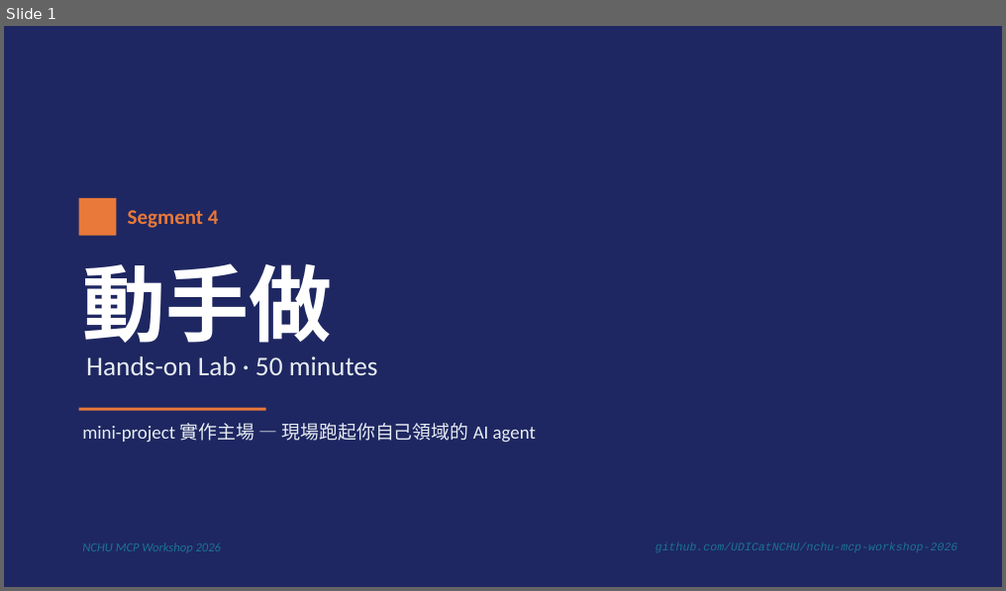
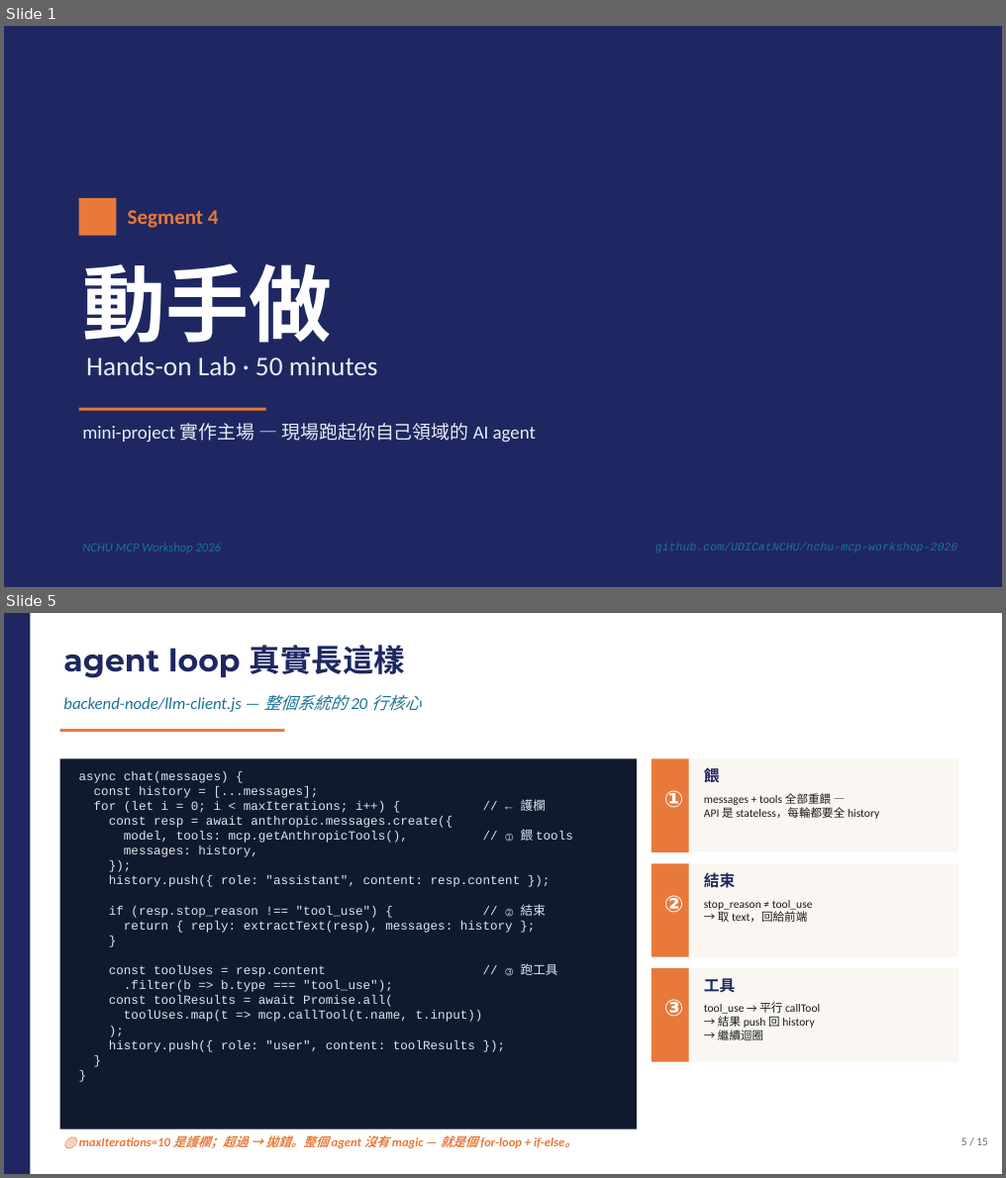
Before and after one commit to UDICatNCHU/nchu-mcp-workshop-2026, a slide deck: 04-hands-on-lab.pptx. Shown one above the other, each under a label of ours: slide 1 before the commit, slides 1 and 5 after it; the slides between them are not shown. The pictures are 1006x591 and 1006x1178 pixels, drawn with LibreOffice and Linux fonts; fonts in the diff are those of the drawing. Boxes give left, top, right and bottom in pixels: in the first picture for what was removed or moved away, otherwise in the second. Text is boxed around its words. In the diff, an @@ line names an element or a change of style, - is before the commit and + after.

Commit message:
feat: strengthen Segment 4 hands-on deck (12 → 15 slides, code-truth aligned)
Round 1 — pacing & facilitation (12 → 14):
- Slide 5 NEW: 行前準備 4 步驟（git clone / API key / .env / setup.sh）
- Slide 6 (was Quick Start) 砍成 3 步驟現場版
- Slide 7 (was Slide 10) 上提為「選你的 LLM 路線」雙欄對照
- Slide 13 NEW: Show & Tell facilitation prompt（35–45 min 交叉展示）

Round 2 — 用 mini-project 真程式碼強化（14 → 15）:
- Slide 5 NEW: 「agent loop 真實長這樣」秀 llm-client.js:23-69 簡化版
  + 三張註腳卡（餵 / 結束 / 工具）+ maxIterations 護欄
- Slide 4 架構圖：↓ 改 ⇅、加「LLM API」旁支 + ⟷ 箭頭，破除單向 pipeline 錯覺
- Slide 7 Quick Start：拆「你輸入 / 你應該看到」雙 code block，秀真實 console output
- Slide 8 路線選擇：加「N+M 的甜蜜」mini-block，並排
  getAnthropicTools() vs getOpenAITools() 4 行 adapter 差別
- Slide 11 docstring：bad/good 假 code → hello_tool vs teachers_tool 真實對照
  （含跨工具線索「通常在 search_teachers 找到候選名單後再呼叫」）
- Slide 13 卡點補 2 條：config.json key vs FastMCP() 名稱不一致 / uv sync 沒跑

Other:
- CLAUDE.md: Segment 1 標籤從「🔨 製作中」修正為「✅ 初稿完成（21 張）」

```diff
--- a/04-hands-on-lab.pptx
+++ b/04-hands-on-lab.pptx
@@ slide 5 added at bbox=[4, 613, 1002, 1174], background #FFFFFF @@
@@ rectangle added at bbox=[4, 613, 1002, 1174], fill #FFFFFF @@
@@ rectangle added at bbox=[4, 613, 30, 1174], fill #1E2761 @@
@@ text added at bbox=[63, 645, 405, 678], 30 pt, text #1E2761, bold @@
+agent loop 真實長這樣
@@ text added at bbox=[63, 695, 421, 712], 16 pt, text #1C7293, italic @@
+backend-node/llm-client.js — 整個系統的 20 行核心
@@ rectangle added at bbox=[60, 729, 285, 732], fill #E8793A @@
@@ rectangle added at bbox=[60, 759, 637, 1130], fill #101A2E @@
@@ rectangle added at bbox=[651, 759, 958, 853], fill #FAF7F2 @@
@@ rectangle added at bbox=[651, 759, 689, 853], fill #E8793A @@
@@ text added at bbox=[79, 771, 573, 1053], 12 pt, text #DDE4EE @@
+async chat(messages) {
+const history = [...messages];
+for (let i = 0; i < maxIterations; i++) { // ← 護欄
+const resp = await anthropic.messages.create({
+model, tools: mcp.getAnthropicTools(), // ① 餵 tools
+messages: history,
+});
+history.push({ role: "assistant", content: resp.content });
+if (resp.stop_reason !== "tool_use") { // ② 結束
+return { reply: extractText(resp), messages: history };
+}
+const toolUses = resp.content // ③ 跑工具
+.filter(b => b.type === "tool_use");
+const toolResults = await Promise.all(
+toolUses.map(t => mcp.callTool(t.name, t.input))
+);
+history.push({ role: "user", content: toolResults });
+}
+}
@@ text added at bbox=[664, 790, 684, 808], 22 pt, text #FFFFFF, bold @@
+①
@@ text added at bbox=[704, 765, 720, 786], 15 pt, text #1E2761, bold @@
+餵
@@ text added at bbox=[704, 793, 879, 819], 11 pt, text #1A1A1A @@
+messages + tools 全部重餵 —
+API 是 stateless，每輪都要全 history
@@ rectangle added at bbox=[651, 863, 958, 958], fill #FAF7F2 @@
@@ rectangle added at bbox=[651, 863, 689, 958], fill #E8793A @@
@@ text added at bbox=[704, 872, 735, 888], 15 pt, text #1E2761, bold @@
+結束
@@ text added at bbox=[664, 895, 684, 913], 22 pt, text #FFFFFF, bold @@
+②
@@ text added at bbox=[704, 900, 813, 922], 11 pt, text #1A1A1A @@
+stop_reason ≠ tool_use
+→ 取 text，回給前端
@@ rectangle added at bbox=[651, 968, 958, 1062], fill #FAF7F2 @@
@@ rectangle added at bbox=[651, 968, 689, 1062], fill #E8793A @@
@@ text added at bbox=[704, 978, 735, 993], 15 pt, text #1E2761, bold @@
+工具
@@ text added at bbox=[664, 999, 684, 1017], 22 pt, text #FFFFFF, bold @@
+③
@@ text added at bbox=[704, 1002, 820, 1041], 11 pt, text #1A1A1A @@
+tool_use → 平行 callTool
+→ 結果 push 回 history
+→ 繼續迴圈
@@ text added at bbox=[79, 1136, 577, 1149], 12 pt, text #E8793A, bold, italic @@
+🛑 maxIterations=10 是護欄；超過 → 拋錯。整個 agent 沒有 magic — 就是個 for-loop + if-else。
@@ text added at bbox=[961, 1138, 988, 1146], 11 pt, text #6B6B6B @@
+5 / 15
```
Also in this commit, not shown: 6 slides changed, 6 other slides added, 4 slides removed, 2 other files.
